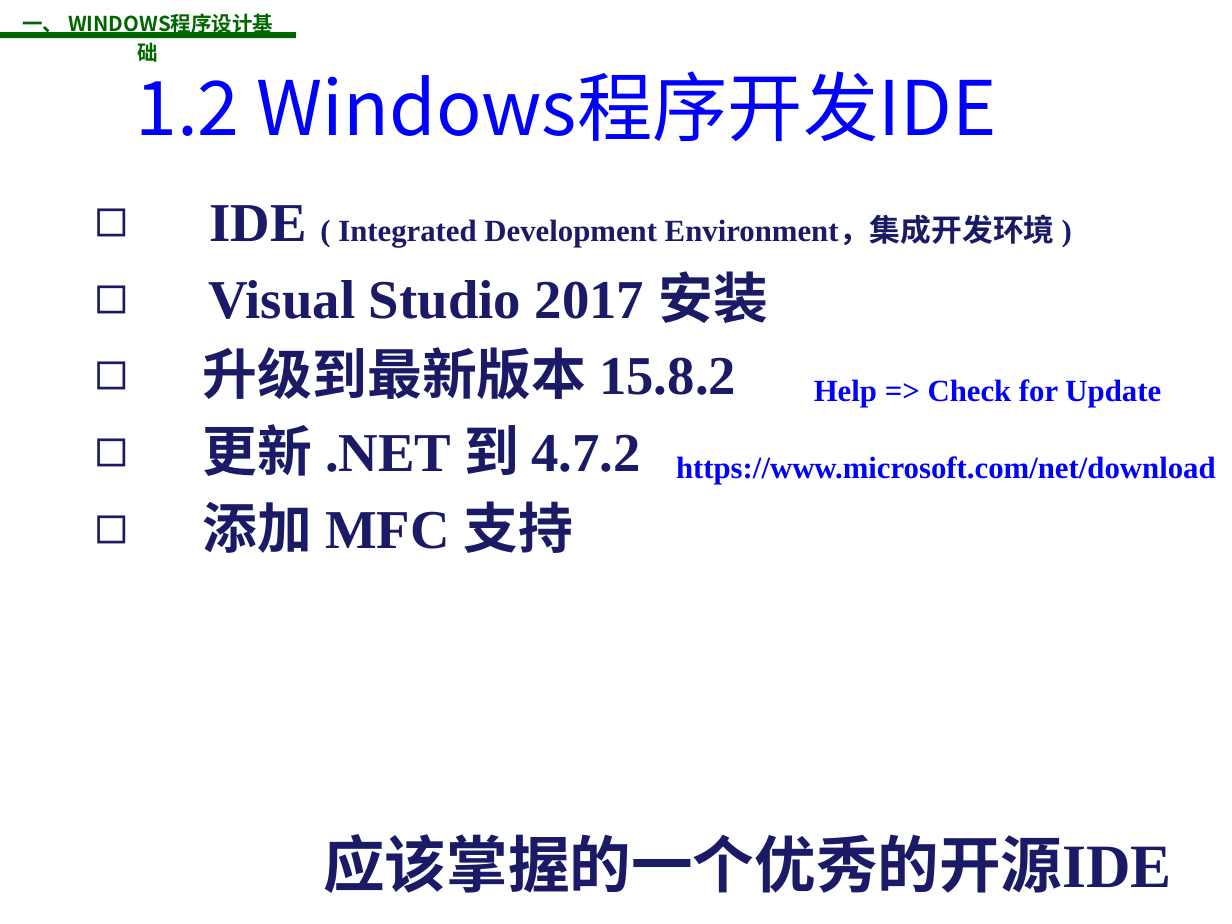
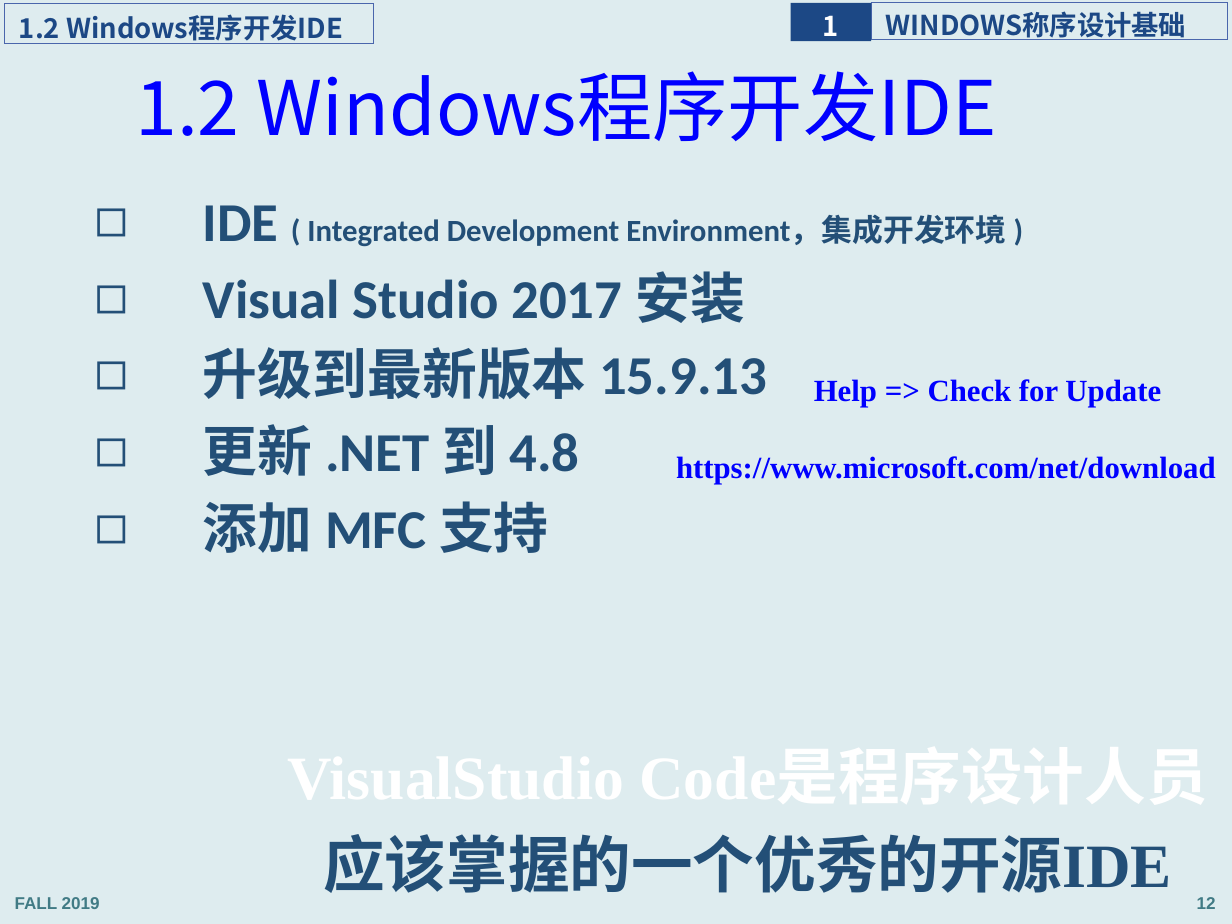
Before and after one commit to jichenghu/ppt_programmingWindows, a slide deck: slide 12 of programmingWindows_1.pptx. Drawn at 1232x924 pixels with LibreOffice and Linux fonts; fonts in the diff are those of the drawing; background and template pictures are left out. Boxes give left, top, right and bottom in pixels: in the first picture for what was removed or moved away, otherwise in the second. Text is boxed around its words. In the diff, an @@ line names an element or a change of style, - is before the commit and + after.

```diff
--- a/programmingWindows_1.pptx
+++ b/programmingWindows_1.pptx
@@ background picture (left out) to #DEECEF @@
@@ rectangle added at bbox=[5, 4, 375, 43], outline #4A66AC 0.75 pt, 16 pt, text #1C4885, bold @@
+1.2 Windows程序开发IDE
@@ text removed at bbox=[22, 21, 63, 37] @@
-一、 WINDOWS程序设计基础
@@ rectangle added at bbox=[791, 2, 871, 41], fill #1C4885, 16 pt, text #FFFFFF, bold @@
+1
@@ rectangle added at bbox=[871, 2, 1227, 39], outline #4A66AC 0.75 pt, 16 pt, text #1C4885, bold @@
+WINDOWS称序设计基础
@@ line removed from (0, 34) to (296, 34) @@
@@ text at bbox=[203, 205, 1006, 553]: font Times New Roman to Calibri, text colour #191966 to #234F77 in "IDE ( Integrated Development Environment，集成开发环境 )", "Visual Studio 2017 安装", "添加 MFC 支持" @@
@@ text at bbox=[203, 347, 767, 476]: text changed; font Times New Roman to Calibri; text colour #191966 to #234F77 @@
-◻ 升级到最新版本 15.8.2
-◻ 更新 .NET 到 4.7.2
+◻ 升级到最新版本 15.9.13
+◻ 更新 .NET 到 4.8
@@ text "VisualStudio Code是程序设计人员应该掌握的一个优秀的开源IDE" at bbox=[269, 717, 1228, 909]: text colour #191966 to #234F77 in "Code是程序设计人员应该掌握的一个优秀的开源IDE" @@
@@ text added at bbox=[15, 897, 100, 909], 10 pt, text #417B85, bold @@
+FALL 2019
@@ page number added at bbox=[1197, 897, 1216, 909], 10 pt, text #417B85, bold @@
+12
```
Also in this commit, not shown: 53 other slides changed, 2 slides added, 1 slide removed, 3 other files.
